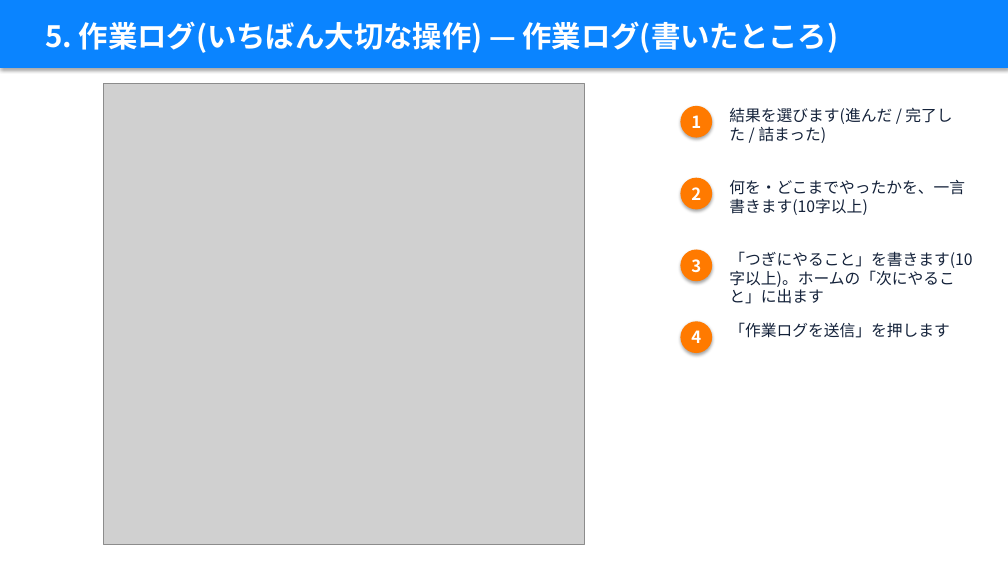
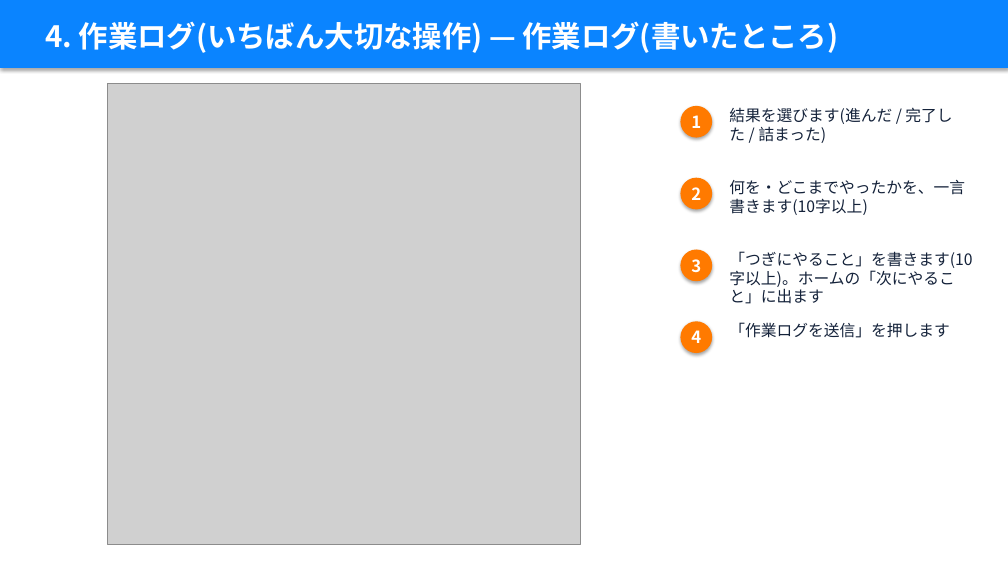
Before and after one commit to takky416-byte/sotsuken_pj_management, a slide deck: slide 12 of docs/manual/卒研PJ管理_説明資料_学生編.pptx (slide 15 before the commit). Drawn at 1008x567 pixels with LibreOffice and Linux fonts; fonts in the diff are those of the drawing; grey boxes stand for pictures. Boxes give left, top, right and bottom in pixels: in the first picture for what was removed or moved away, otherwise in the second. Text is boxed around its words. In the diff, an @@ line names an element or a change of style, - is before the commit and + after.

```diff
--- a/docs/manual/卒研PJ管理_説明資料_学生編.pptx
+++ b/docs/manual/卒研PJ管理_説明資料_学生編.pptx
@@ text at box(45, 21, 839, 53): text changed @@
-5. 作業ログ(いちばん大切な操作) — 作業ログ(書いたところ)
+4. 作業ログ(いちばん大切な操作) — 作業ログ(書いたところ)
@@ picture: place and size @@
-picture at box(104, 83, 585, 544)
+picture at box(108, 83, 581, 544)
```
Also in this commit, not shown: 21 other slides changed, 4 slides removed, 19 other files.
